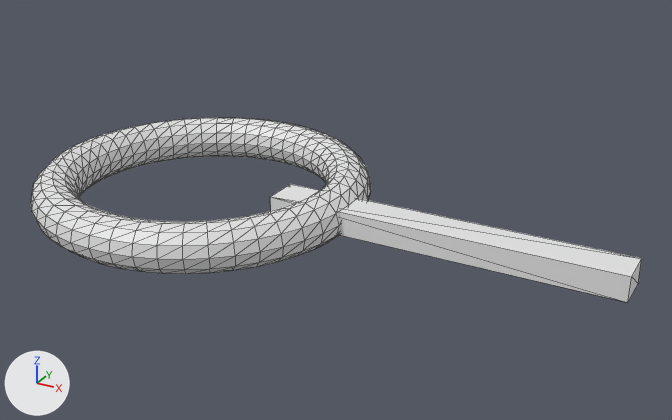
Before and after pictures for a commit that changed the glTF model assets/models_processed/oddity_0004.glb.
Rendered twice from a camera (50 mm lens) standing at (0.332, -0.434, 0.219) and looking at (0.091, 0.006, 0.0). The axes (+X, +Y, +Z) are drawn at lower left. The lights are the same throughout. The picture after the commit comes second. Mesh edges are drawn as thin lines. Where no turn or scale is listed for an object, it has been applied to the vertices.

In view in the first picture: 'oddity_0004_Cube', 'oddity_0004_Torus'.
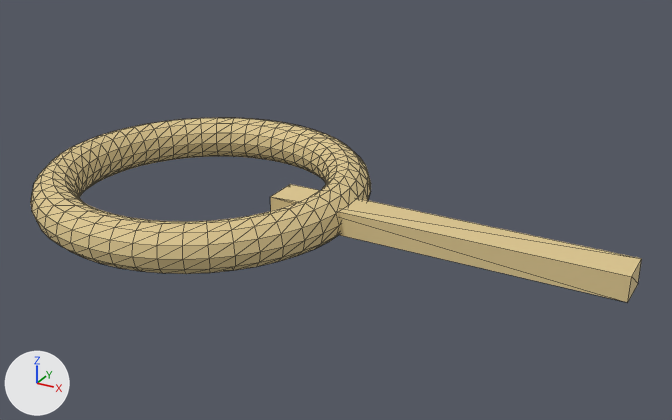
The change, as a list of edits to the scene's bpy script:
```text
Change mat_oddity_0004_mat:
    mat_oddity_0004_mat.base_color: (0.8, 0.8, 0.8) -> (0.74, 0.58, 0.28)  # white #e7e7e7 -> beige #dfc890
```

Pixel boxes [x1, y1, x2, y2] of what changed, in the pictures (672 x 420 px):
'oddity_0004_Torus', recoloured (white to beige)
    both: [31, 118, 371, 274]
'oddity_0004_Cube', recoloured (white to beige)
    both: [270, 184, 642, 302]
